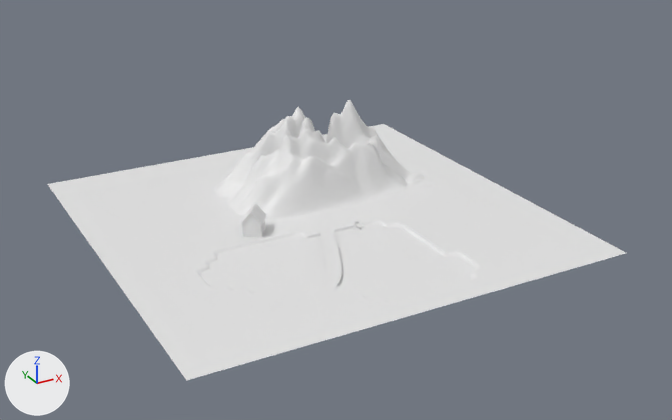
Two versions of the Blender file Projekt/03-Scenes/welt.blend, one commit apart.
Rendered twice from a 50 mm camera at (-14.6, -28.4, 14.2) aimed at (0.5, -0.9, 0.5). The axes (+X, +Y, +Z) are drawn at lower left. The lights are the same throughout. Materials are left out; every surface is plain grey.

Names of what the first picture shows: 'berch', 'haus', 'map', 'see', 'strecke'.
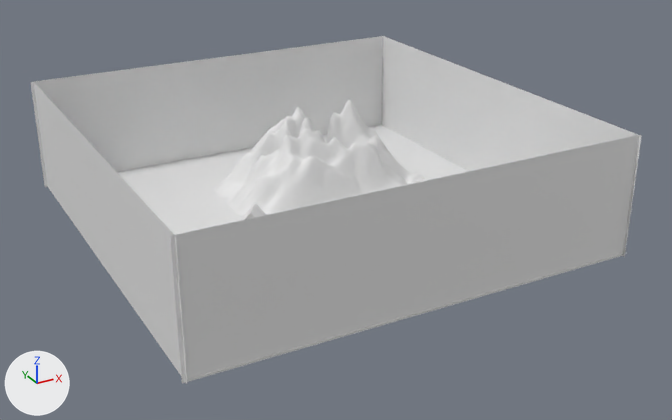
Edits to the bpy script that builds the scene:
```text
Change me_plane_002:
    used by ob_plane_001; location = (0.0, 0.0, 0.0)
    remove me_plane_002.from_pydata(...)  # 289 vertices, 256 faces; spans x -8.0..8.0, y -8.0..8.0, z 0.0
    add me_plane_002.from_pydata(...)  # 4 vertices, 1 face; spans x -1.0..1.0, y -1.0..1.0, z 0.0
    me_plane_002 part 3
    285 vertices are removed from x -8.0..8.0, y -8.0..8.0, z 0.0
    256 faces are deleted
    1 new face joins them
    me_plane_002 part 4: the surface is now shaded flat
Change me_plane_003:
    used by ob_plane_002; location = (0.207, -0.229, 0.0); scale = (1.01, 0.904, 0.907)
    remove me_plane_003.from_pydata(...)  # 832 vertices, 208 faces; spans x -4.38..4.17, y -3.96..4.48, z 7.77
    add me_plane_003.from_pydata(...)  # 4 vertices, 1 face; spans x -1.0..1.0, y -1.0..1.0, z 0.0
    me_plane_003 part 1: 832 vertices removed from x -4.38..4.17, y -3.96..4.48, z 7.77
    me_plane_003 part 2: 4 vertices added at x -1.0..1.0, y -1.0..1.0, z 0.0
Add me_plane_007:
    me_plane_007.from_pydata(...)  # 832 vertices, 208 faces; spans x -4.38..4.17, y -3.96..4.48, z 7.77
Add me_plane_006:
    me_plane_006.from_pydata([(-1.0, -1.0, 0.0), (1.0, -1.0, 0.0), (-1.0, 1.0, 0.0), (1.0, 1.0, 0.0)], [], [(0, 1, 3, 2)])
Change col_strecke:
    remove col_strecke.objects.link(ob_plane_002)
    add col_strecke.objects.link(ob_plane_006)
Add col_horizont_of_doom:
    col_horizont_of_doom = bpy.data.collections.new('horizont-of-doom')
    col_horizont_of_doom.objects.link(ob_plane_003)
    col_horizont_of_doom.objects.link(ob_plane_002)
    col_horizont_of_doom.objects.link(ob_plane_001)
    col_horizont_of_doom.objects.link(ob_plane)
Change ob_plane:
    ob_plane.location: (0.0, 0.0, 0.0) -> (-8.001, -0.0413, 2.103)
    ob_plane.rotation_euler: (0.0, 0.0, 0.0) -> (0.0, 1.571, 0.0)  # degrees (0, 0, 0) -> degrees (0, 90, 0)
    ob_plane.scale: (0.5, 0.1, 0.108) -> (2.19, 8.02, 1.0)
Change ob_plane_001:
    ob_plane_001.location: (0.0, 0.0, 0.0) -> (7.832, -0.0413, 2.103)
    ob_plane_001.rotation_euler: (0.0, 0.0, 0.0) -> (0.0, 1.571, 0.0)  # degrees (0, 0, 0) -> degrees (0, 90, 0)
    ob_plane_001.scale: (1.0, 1.0, 1.0) -> (2.19, 8.02, 1.0)
Change ob_plane_002:
    ob_plane_002.location: (0.207, -0.229, 0.0) -> (-0.0872, 7.951, 2.103)
    ob_plane_002.rotation_euler: (0.0, 0.0, 0.0) -> (-1.571, 1.571, 0.0)  # degrees (0, 0, 0) -> degrees (-90, 90, 0)
    ob_plane_002.scale: (1.01, 0.904, 0.907) -> (2.19, 8.02, 1.0)
Add ob_plane_006:
    ob_plane_006 = bpy.data.objects.new('Plane.006', me_plane_007)
    ob_plane_006.location = (0.207, -0.229, 0.0)
    ob_plane_006.scale = (1.01, 0.904, 0.907)
Add ob_plane_003:
    ob_plane_003 = bpy.data.objects.new('Plane.003', me_plane_006)
    ob_plane_003.location = (-0.0872, -7.945, 2.103)
    ob_plane_003.rotation_euler = (-1.571, 1.571, 0.0)  # degrees (-90, 90, 0)
    ob_plane_003.scale = (2.19, 8.02, 1.0)
Add ob_horizont_of_doom:
    ob_horizont_of_doom = bpy.data.objects.new('horizont-of-doom', None)
    ob_horizont_of_doom.location = (0.0, 0.0, 0.0)
    ob_horizont_of_doom.show_instancer_for_render = False
    ob_horizont_of_doom.instance_type = 'COLLECTION'
    ob_horizont_of_doom.instance_collection = col_horizont_of_doom
```

What differs and where, as boxes (x1, y1, x2, y2) in the pictures (672 x 420 px):
'horizont-of-doom', added
    after: (31, 36, 642, 384)
'see', moved, turned, rescaled (not visible afterwards)
    before: (201, 224, 475, 301)
'strecke', moved, turned, rescaled
    before: (101, 148, 533, 305)
    after: (131, 148, 450, 227)
part 1 of me_plane_003, deleted
    before: (101, 148, 533, 305)
part 2 of me_plane_003, added
    after: (31, 36, 385, 187)
part 3 of me_plane_002, cut back
    before: (201, 224, 475, 301)
    after: (381, 36, 642, 257)
'map', unchanged, covered by the edit
    before: (47, 124, 626, 380)
    after: (117, 125, 626, 380)
